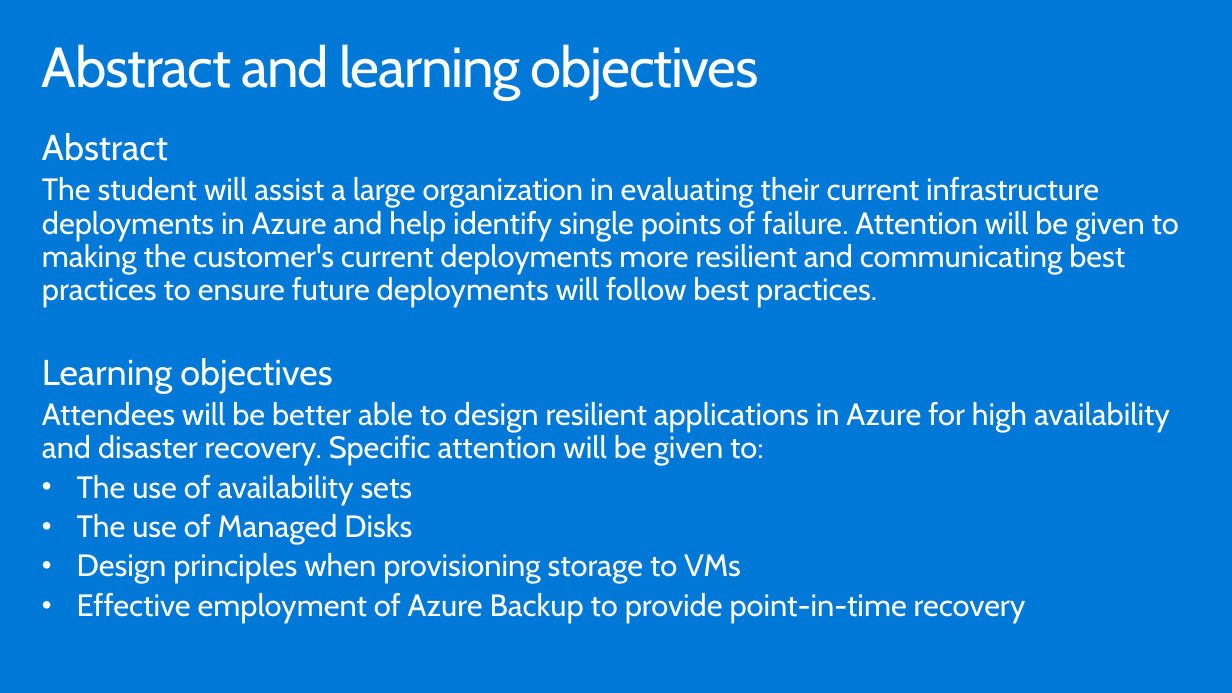
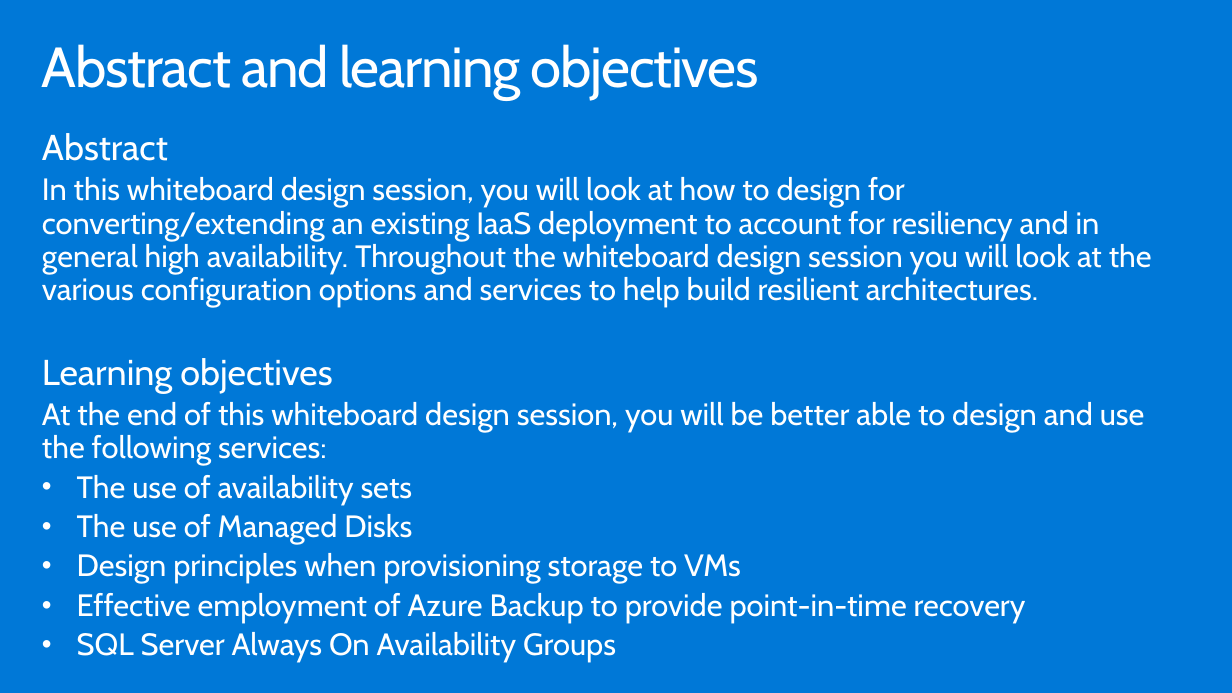
Before and after one commit to yungchou/contoso.insurance, a slide deck: slide 2 of Whiteboard design session/WDS trainer presentation - Building a resilient IaaS architecture.pptx. Drawn at 1232x693 pixels with LibreOffice and Linux fonts; fonts in the diff are those of the drawing. Boxes give left, top, right and bottom in pixels: in the first picture for what was removed or moved away, otherwise in the second. Text is boxed around its words. In the diff, an @@ line names an element or a change of style, - is before the commit and + after.

```diff
--- a/Whiteboard design session/WDS trainer presentation - Building a resilient IaaS architecture.pptx
+++ b/Whiteboard design session/WDS trainer presentation - Building a resilient IaaS architecture.pptx
@@ text at [42, 177, 1152, 307]: text changed @@
-The student will assist a large organization in evaluating their current infrastructure deployments in Azure and help identify single points of failure. Attention will be given to making the customer's current deployments more resilient and communicating best practices to ensure future deployments will follow best practices.
+In this whiteboard design session, you will look at how to design for converting/extending an existing IaaS deployment to account for resiliency and in general high availability. Throughout the whiteboard design session you will look at the various configuration options and services to help build resilient architectures.
@@ text at [42, 402, 1145, 465]: text changed @@
-Attendees will be better able to design resilient applications in Azure for high availability and disaster recovery. Specific attention will be given to:
+At the end of this whiteboard design session, you will be better able to design and use the following services:
@@ text at [77, 632, 616, 662]: paragraph added @@
+• SQL Server Always On Availability Groups
```
Also in this commit, not shown: 7 other slides changed, 6 other files.
